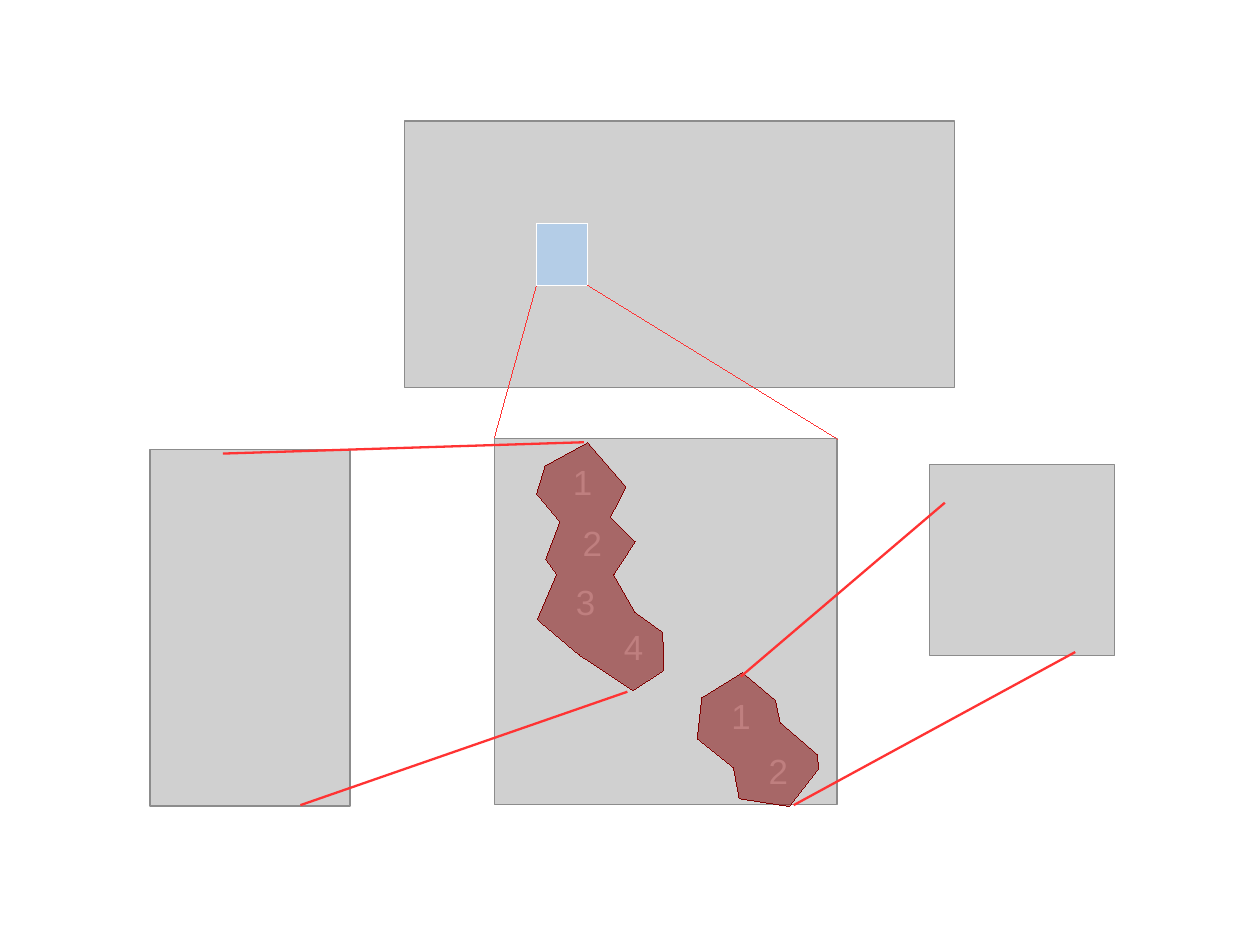
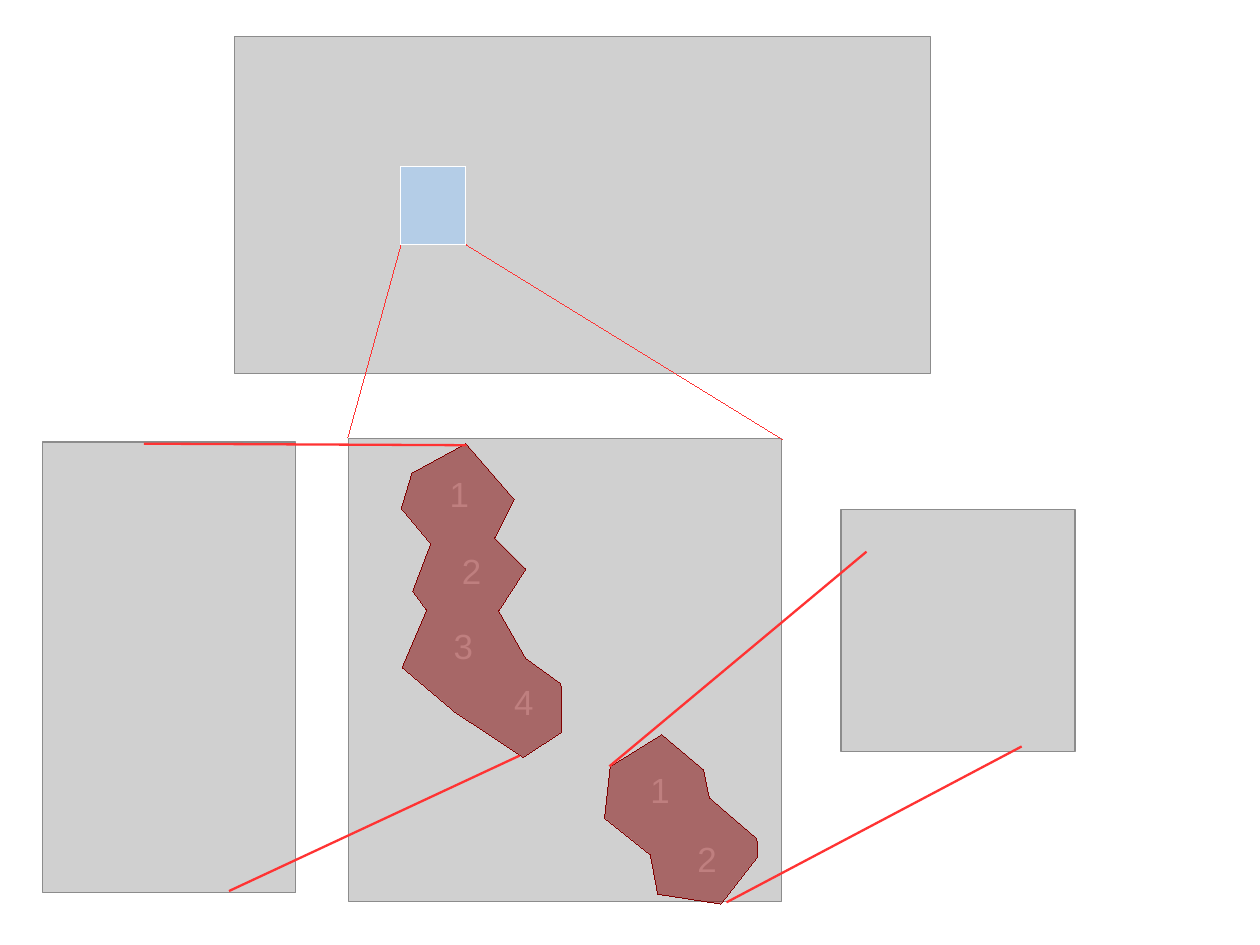
Before and after one commit to mgelbart/encircle-revived, a slide deck: slide 1 of segmentation/documents/fig1.odp. Drawn at 1260x945 pixels with LibreOffice and Linux fonts; fonts in the diff are those of the drawing; grey boxes stand for pictures. Boxes give left, top, right and bottom in pixels: in the first picture for what was removed or moved away, otherwise in the second. Text is boxed around its words. In the diff, an @@ line names an element or a change of style, - is before the commit and + after.

```diff
--- a/segmentation/documents/fig1.odp
+++ b/segmentation/documents/fig1.odp
@@ picture: place and size @@
-picture at box(405, 121, 955, 388)
+picture at box(234, 37, 931, 374)
@@ rectangle: place and size @@
-rectangle at box(536, 224, 587, 286)
+rectangle at box(401, 167, 465, 245)
@@ line moved from (494, 438) - (536, 286) to (348, 438) - (401, 245) @@
@@ line moved from (588, 286) - (838, 439) to (466, 245) - (782, 439) @@
@@ picture: place and size @@
-picture at box(150, 449, 350, 806)
+picture at box(43, 442, 296, 894)
@@ line moved from (223, 454) - (584, 442) to (144, 444) - (466, 445) @@
@@ picture: place and size @@
-picture at box(495, 439, 838, 805)
+picture at box(349, 439, 782, 902)
@@ freeform shape: place and size @@
-freeform shape at box(537, 442, 664, 691)
+freeform shape at box(401, 444, 561, 757)
@@ picture: place and size @@
-picture at box(931, 465, 1116, 656)
+picture at box(842, 510, 1076, 751)
@@ line moved from (741, 677) - (946, 503) to (609, 766) - (867, 552) @@
@@ freeform shape: place and size @@
-freeform shape at box(697, 672, 819, 806)
+freeform shape at box(605, 735, 758, 904)
@@ line moved from (794, 805) - (1076, 652) to (727, 902) - (1022, 747) @@
@@ line moved from (301, 805) - (628, 692) to (229, 892) - (520, 756) @@
```
Also in this commit, not shown: 1 other file.
